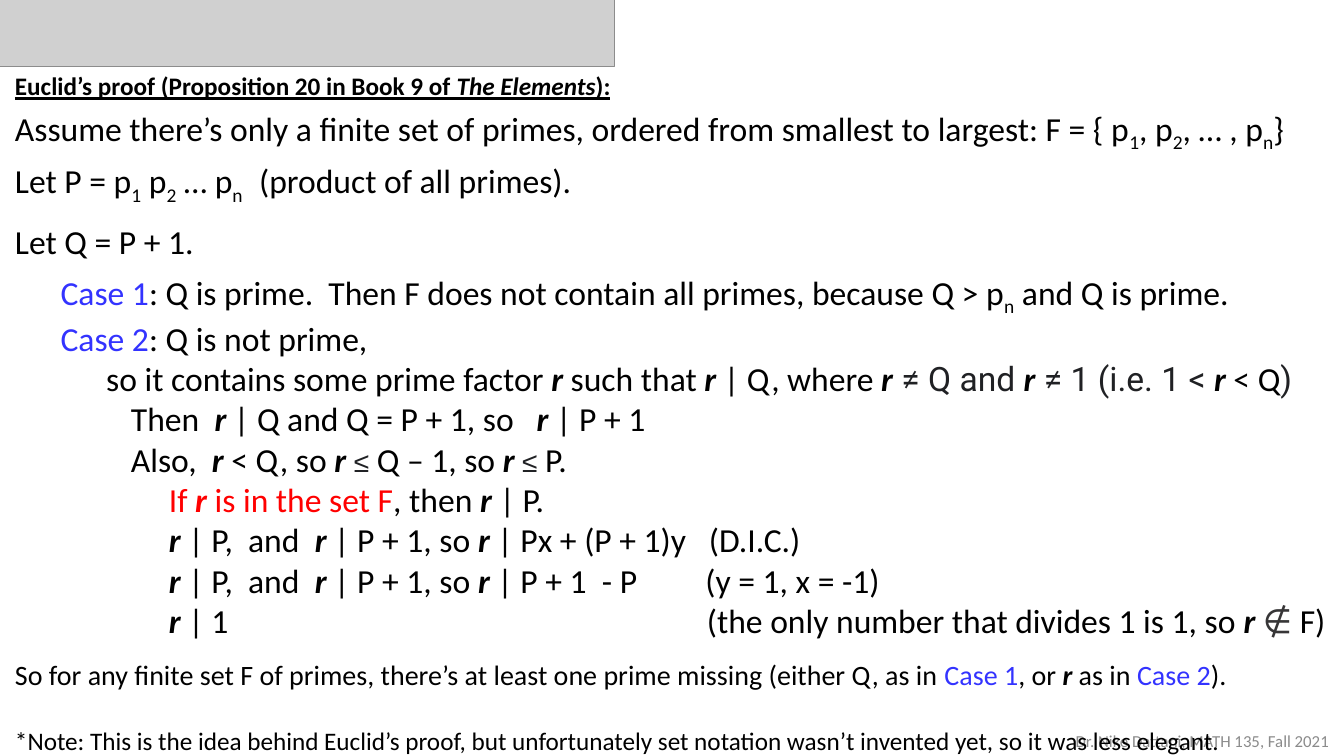
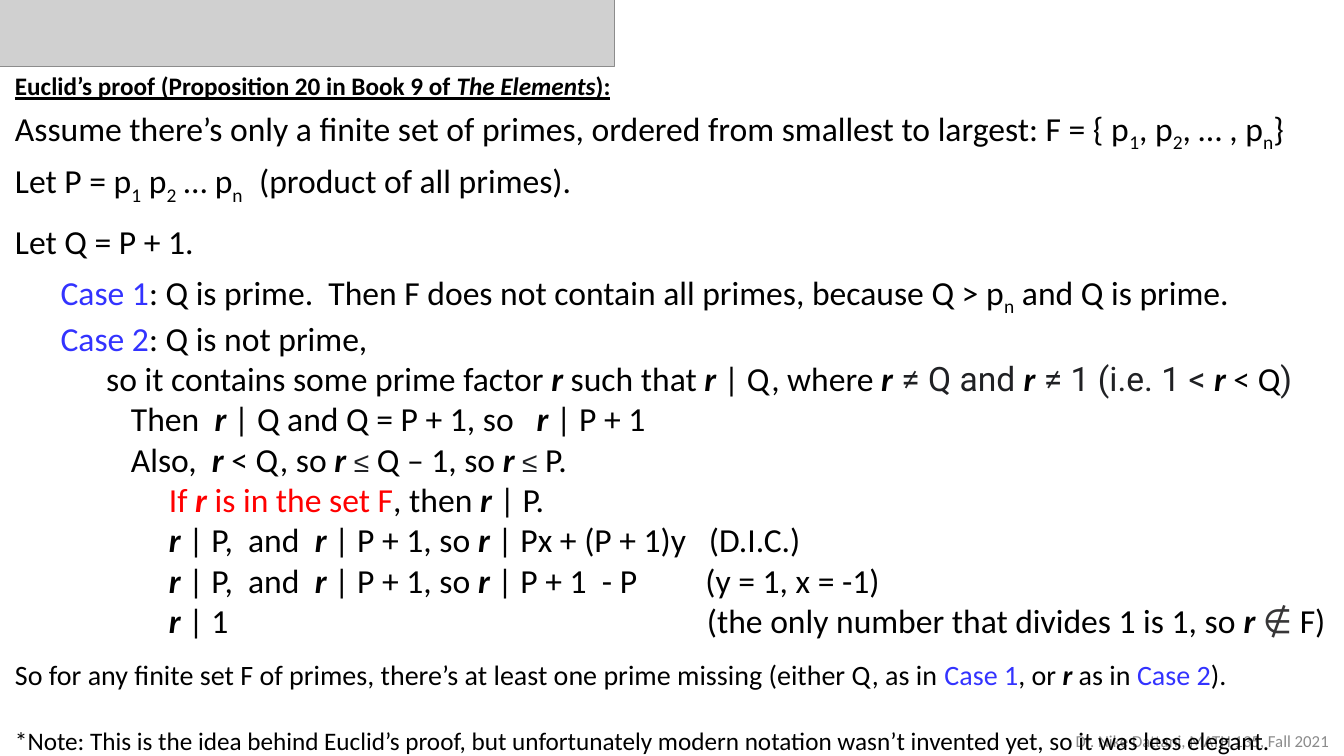
Before and after one commit to ndattani/Lecture_Notes, a slide deck: slide 8 of University_of_Waterloo/Fall_2021/MATH135/UW_Fall2021_MATH135_Lecture14.pptx. Drawn at 1344x756 pixels with LibreOffice and Linux fonts; fonts in the diff are those of the drawing; grey boxes stand for pictures. Boxes give left, top, right and bottom in pixels: in the first picture for what was removed or moved away, otherwise in the second. Text is boxed around its words. In the diff, an @@ line names an element or a change of style, - is before the commit and + after.

Commit message:
2 things:
1) added English translation of Euclid's proof for Euclid's theorem
2) fixed a subscript 3 which should have been a superscript (cube)

```diff
--- a/University_of_Waterloo/Fall_2021/MATH135/UW_Fall2021_MATH135_Lecture14.pptx
+++ b/University_of_Waterloo/Fall_2021/MATH135/UW_Fall2021_MATH135_Lecture14.pptx
@@ text at (x1=15, y1=732, x2=1269, y2=755): text changed @@
-*Note: This is the idea behind Euclid’s proof, but unfortunately set notation wasn’t invented yet, so it was less elegant.
+*Note: This is the idea behind Euclid’s proof, but unfortunately modern notation wasn’t invented yet, so it was less elegant.
```
Also in this commit, not shown: 1 other slide changed, 1 slide added, 1 other file.
